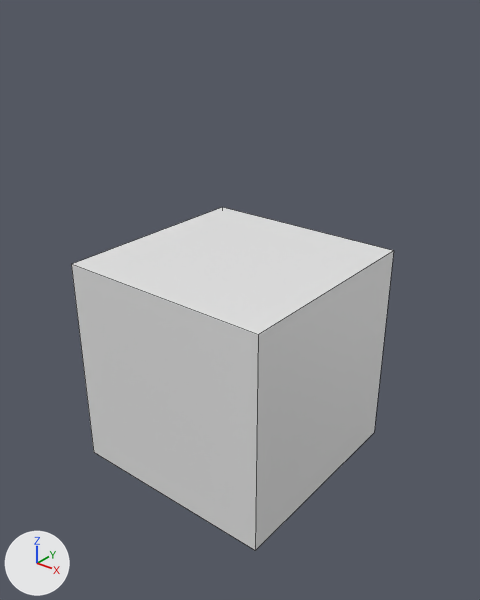
An edit to the Blender file Assets/Mesh/TVConsole.blend, drawn before and after from the same camera.
Both versions are drawn from a 50 mm camera at (3.4, -4.2, 3.2) aimed at (0.11, -0.09, 0.65). Arrows for +X, +Y and +Z are at lower left; the lights stay in place. Mesh edges are drawn as thin lines.
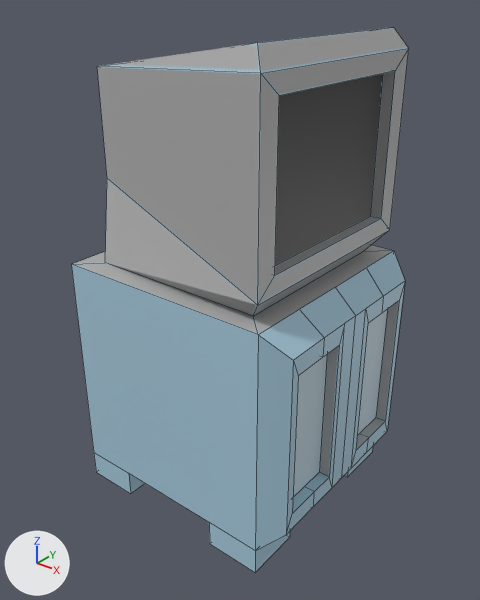
The edits, one by one:
Picture 'TVConsole.png' (img_tvconsole_png) is new.
In material 'Material' (mat_material), base_color is no longer (0.8, 0.8, 0.8), white #e7e7e7.
In material 'Material' (mat_material), texture is now set to img_tvconsole_png.
me_cube is used by ob_cube; location (0.0, 0.0, 0.0).
me_cube had 8 vertices, 6 faces and spanned x -1.0..1.0, y -1.0..1.0, z -1.0..1.0.
me_cube now has 110 vertices, 98 faces and spans x -1.0..1.2, y -1.0..1.0, z -1.25..2.85.
Part 1, on me_cube:
6 faces are deleted.
45 vertices are added at x -1.0..1.2, y -1.0..1.0, z -1.25..2.85.
5 new vertices lie (0.0, 0.5, 0.0) away from vertices in x -1.0..1.0, y -1.0, z -1.25..1.0.
6 new vertices lie (0.5, 0.0, 0.0) away from vertices in x -1.0, y -1.0..1.0, z -1.25..-1.0.
7 new vertices lie (0.0, -0.5, 0.0) away from vertices in x -1.0..1.0, y 1.0, z -1.25..1.0.
8 new vertices lie (-0.5, 0.0, 0.0) away from vertices in x 1.0, y -1.0..1.0, z -1.25..-1.0.
5 new vertices lie (0.0, 0.5, 0.0) away from vertices in x -1.0..1.0, y -0.5, z -1.0..1.0.
5 new vertices lie (0.5, 0.0, 0.0) away from vertices in x -0.5, y -1.0..1.0, z -1.0.
16 new vertices lie (0.1, 0.0, 0.0) away from vertices in x 0.86..1.1, y -0.79..0.79, z -0.65..2.55.
5 new vertices lie (0.0, 0.0, 1.62) away from vertices in x 1.2, y -0.86..0.86, z -0.81.
98 new faces join them.

What differs and where, as boxes [x1, y1, x2, y2] in the pictures (480 x 600 px):
'Cube', surface changed, reshaped (grey to blue, 59% taller)
    before: [71, 207, 394, 550]
    after: [71, 27, 409, 572]
